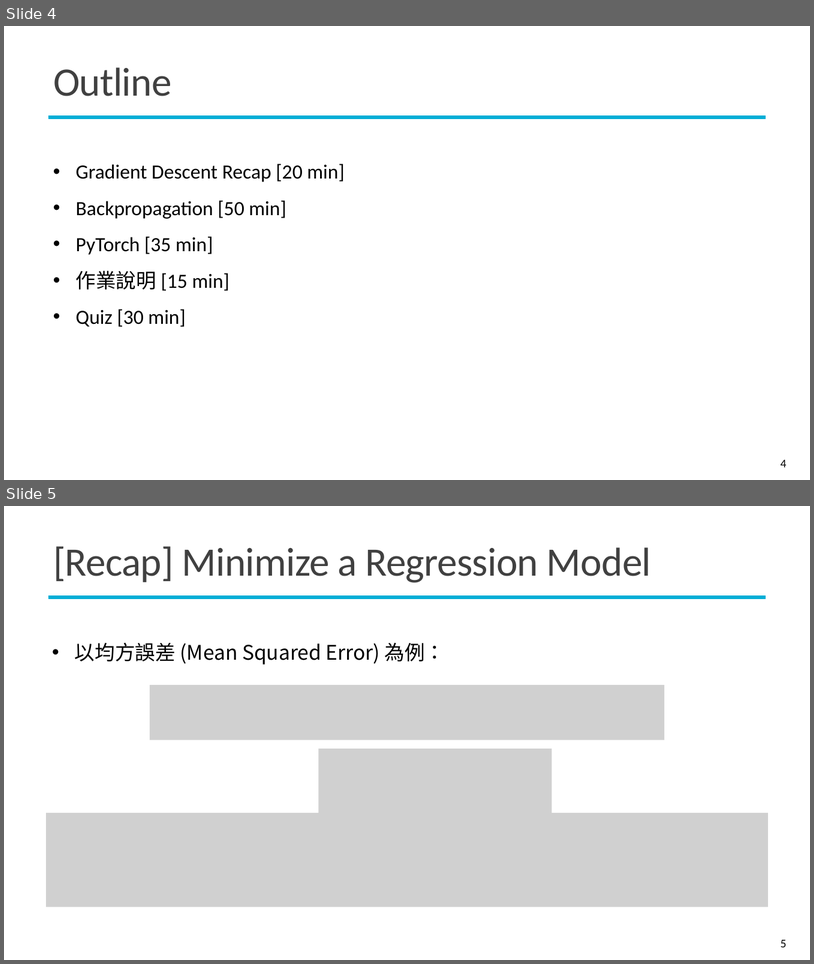
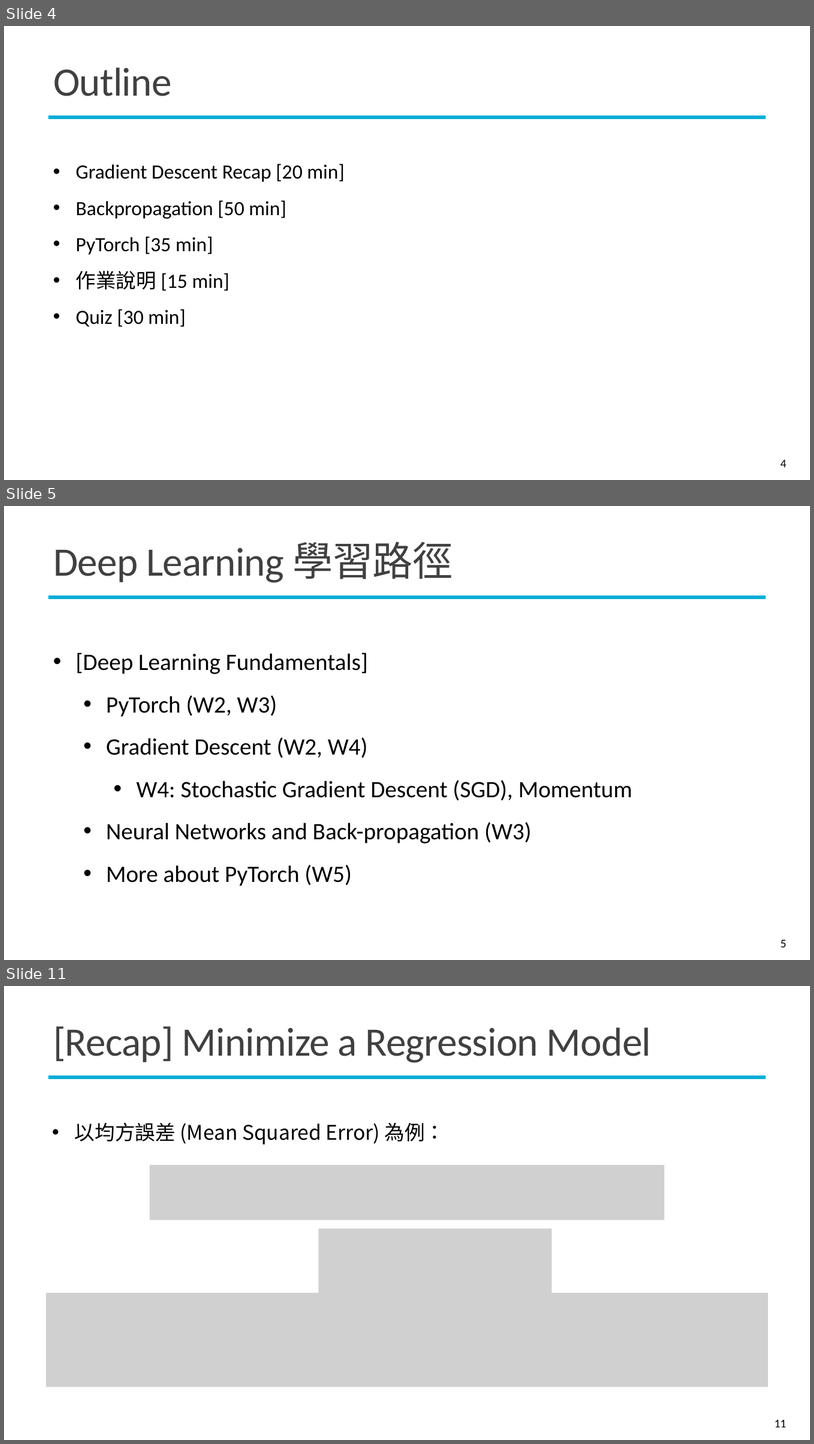
Before and after one commit to mcps5601/CGUDL_2025_Spring, a slide deck: slides/backprop_0303.pptx. Shown one above the other, each under a label of ours: slides 4 and 5 before the commit, slides 4, 5 and 11 after it; the slides between them are not shown. The pictures are 814x964 and 814x1444 pixels, drawn with LibreOffice and Linux fonts; fonts in the diff are those of the drawing; grey boxes stand for pictures; background and template pictures are left out. Boxes give left, top, right and bottom in pixels: in the first picture for what was removed or moved away, otherwise in the second. Text is boxed around its words. In the diff, an @@ line names an element or a change of style, - is before the commit and + after.

```diff
--- a/slides/backprop_0303.pptx
+++ b/slides/backprop_0303.pptx
@@ slide 5 added at [4, 506, 810, 960], background #FFFFFF; not listed: 1 template element that a slide beside it also shows @@
@@ title added at [53, 541, 453, 583], 48 pt, text #404040 @@
+Deep Learning 學習路徑
@@ text added at [76, 652, 633, 886], 28 pt, text #000000 @@
+• [Deep Learning Fundamentals]
+  • PyTorch (W2, W3)
+  • Gradient Descent (W2, W4)
+    • W4: Stochastic Gradient Descent (SGD), Momentum
+  • Neural Networks and Back-propagation (W3)
+  • More about PyTorch (W5)
@@ page number added at [781, 939, 787, 947], 14 pt, text #000000 @@
+5
@@ what was slide 5 is now slide 11 @@
@@ page number at [775, 1419, 787, 1427]: text changed @@
-5
+11
```
Also in this commit, not shown: 11 slides changed, 8 other slides added, 1 slide removed, 1 other file.
